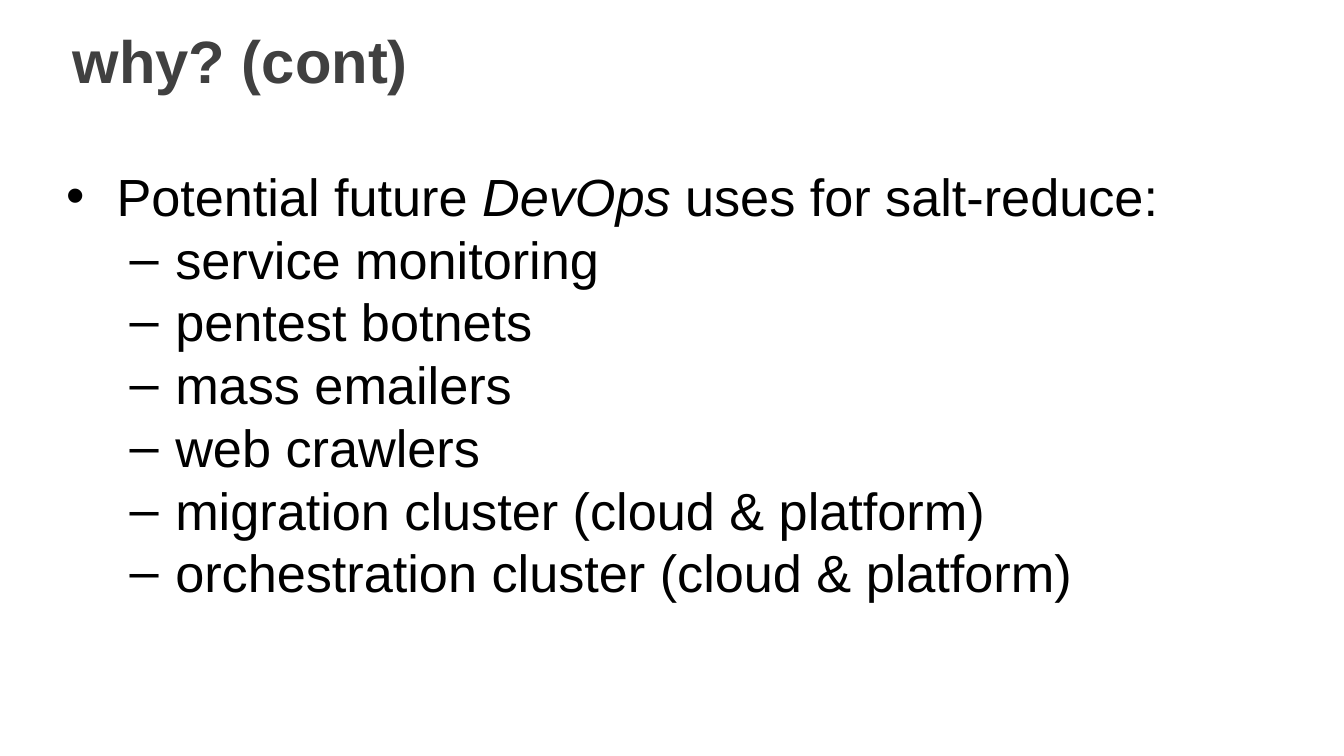
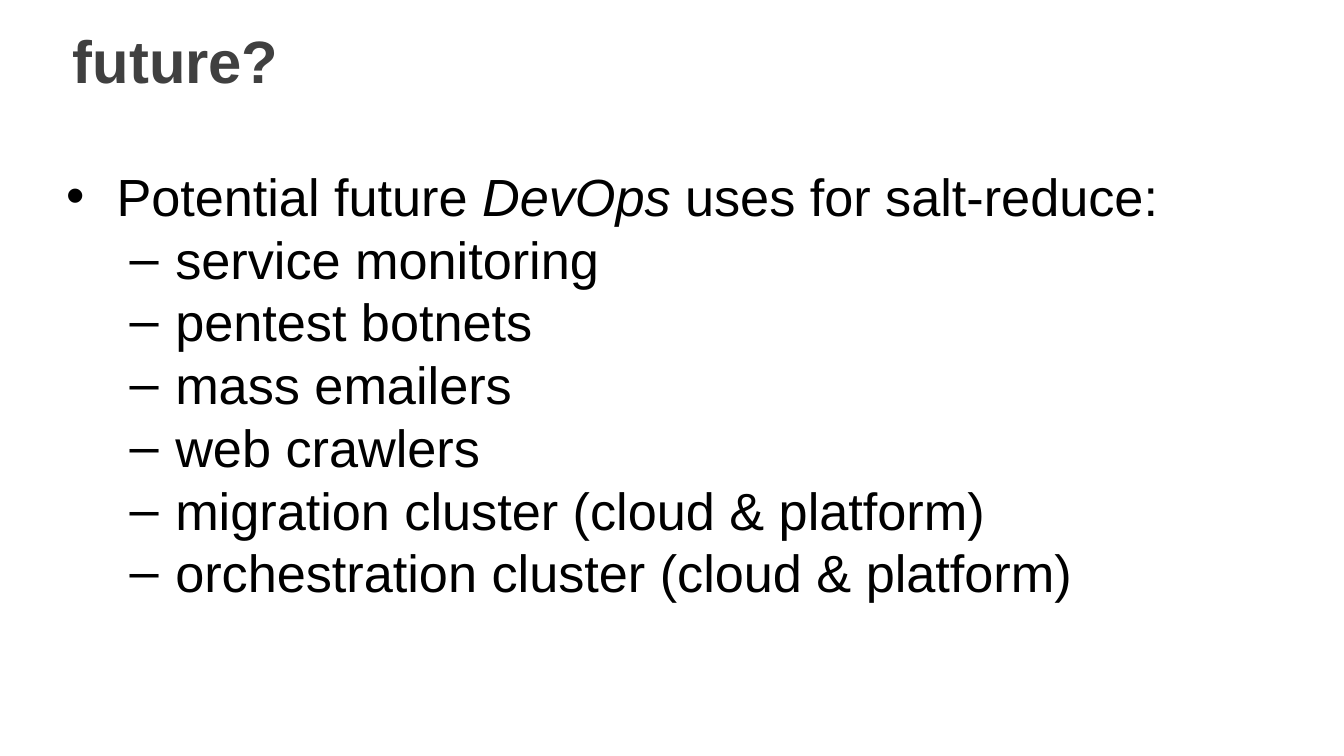
Before and after one commit to edlane/salt-reduce, a slide deck: slide 17 of rerun/saltconf15/SaltConf15 slide template.pptx.pptx (slide 5 before the commit). Drawn at 1344x756 pixels with LibreOffice and Linux fonts; fonts in the diff are those of the drawing; background and template pictures are left out. Boxes give left, top, right and bottom in pixels: in the first picture for what was removed or moved away, otherwise in the second. Text is boxed around its words. In the diff, an @@ line names an element or a change of style, - is before the commit and + after.

```diff
--- a/rerun/saltconf15/SaltConf15 slide template.pptx.pptx
+++ b/rerun/saltconf15/SaltConf15 slide template.pptx.pptx
@@ title at (73, 39, 279, 84): text changed @@
-why? (cont)
+future?
```
Also in this commit, not shown: 3 other slides changed, 1 slide added, 2 slides removed.
